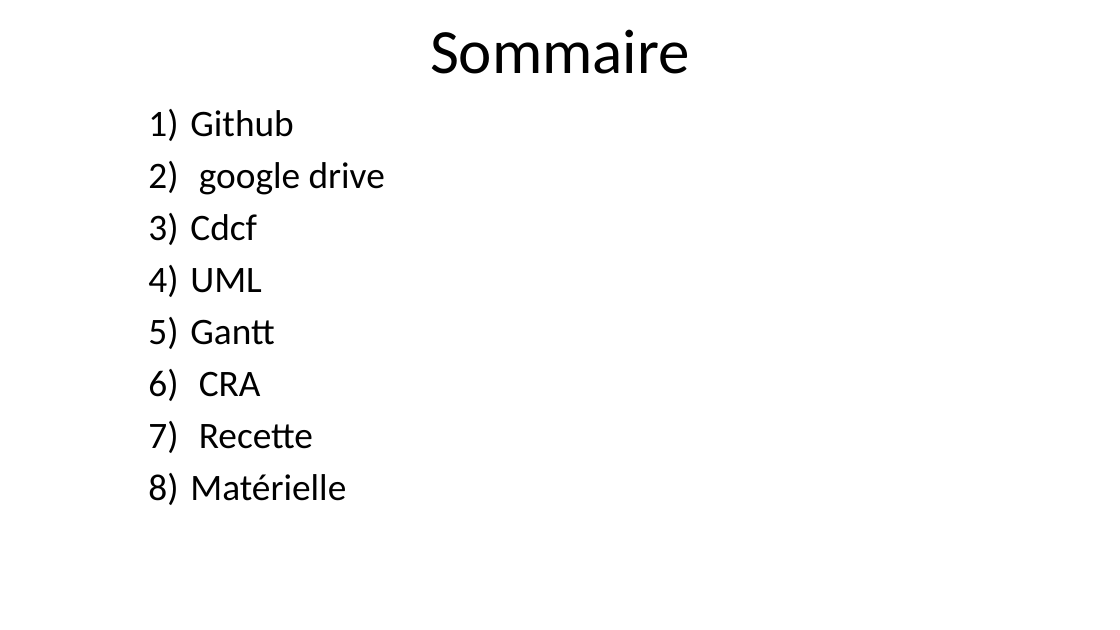
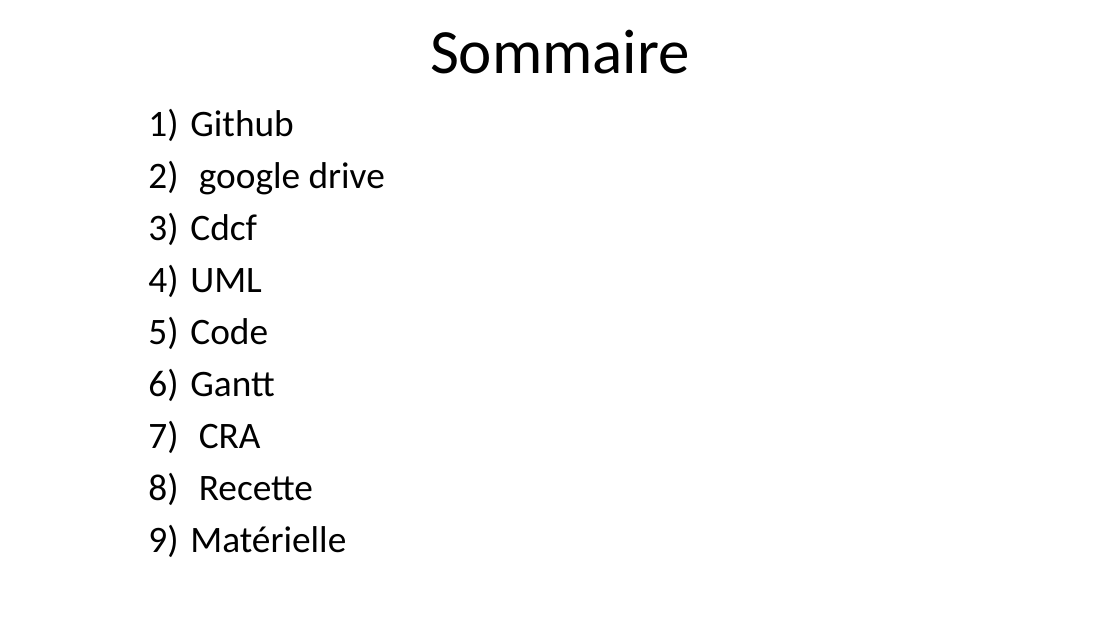
Before and after one commit to florian60430/RadiateurCrous, a slide deck: slide 1 of Revue/Revue1.pptx. Drawn at 1120x630 pixels with LibreOffice and Linux fonts; fonts in the diff are those of the drawing. Boxes give left, top, right and bottom in pixels: in the first picture for what was removed or moved away, otherwise in the second. Text is boxed around its words. In the diff, an @@ line names an element or a change of style, - is before the commit and + after.

```diff
--- a/Revue/Revue1.pptx
+++ b/Revue/Revue1.pptx
@@ subtitle at bbox=[190, 318, 268, 345]: paragraph added @@
+5) Code
```
Also in this commit, not shown: 4 other slides changed, 2 slides added, 2 other files.
